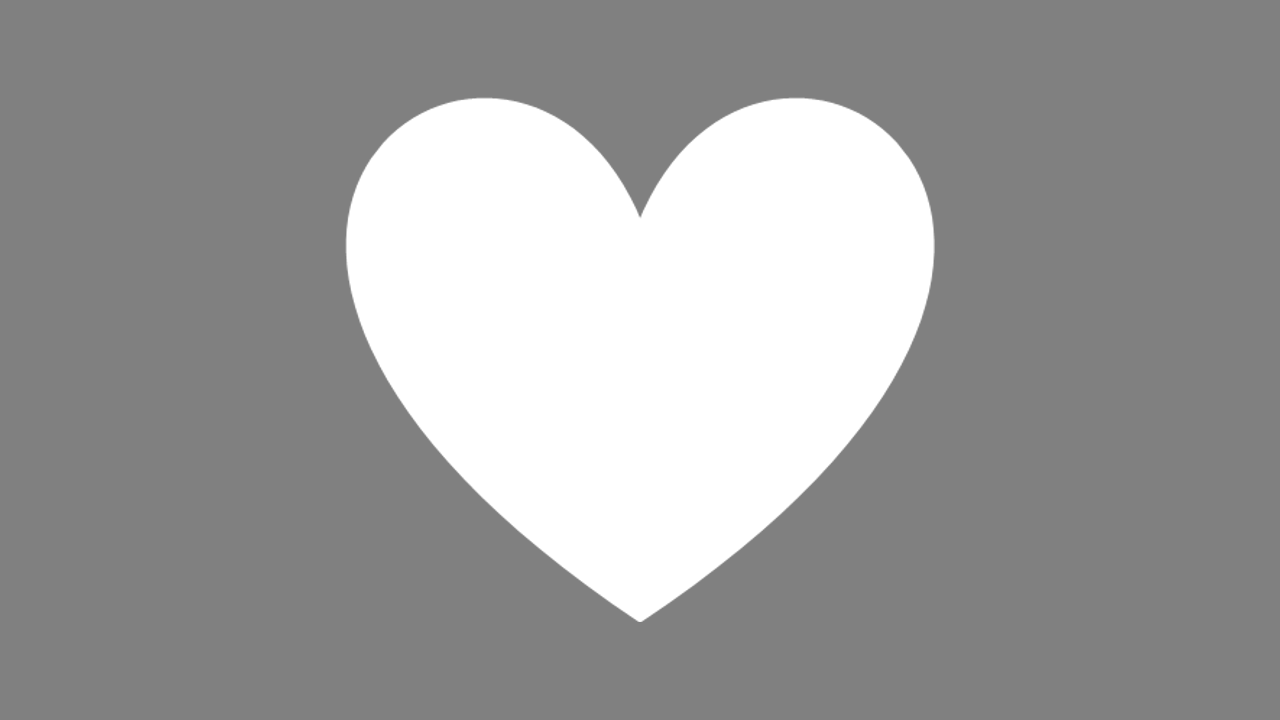
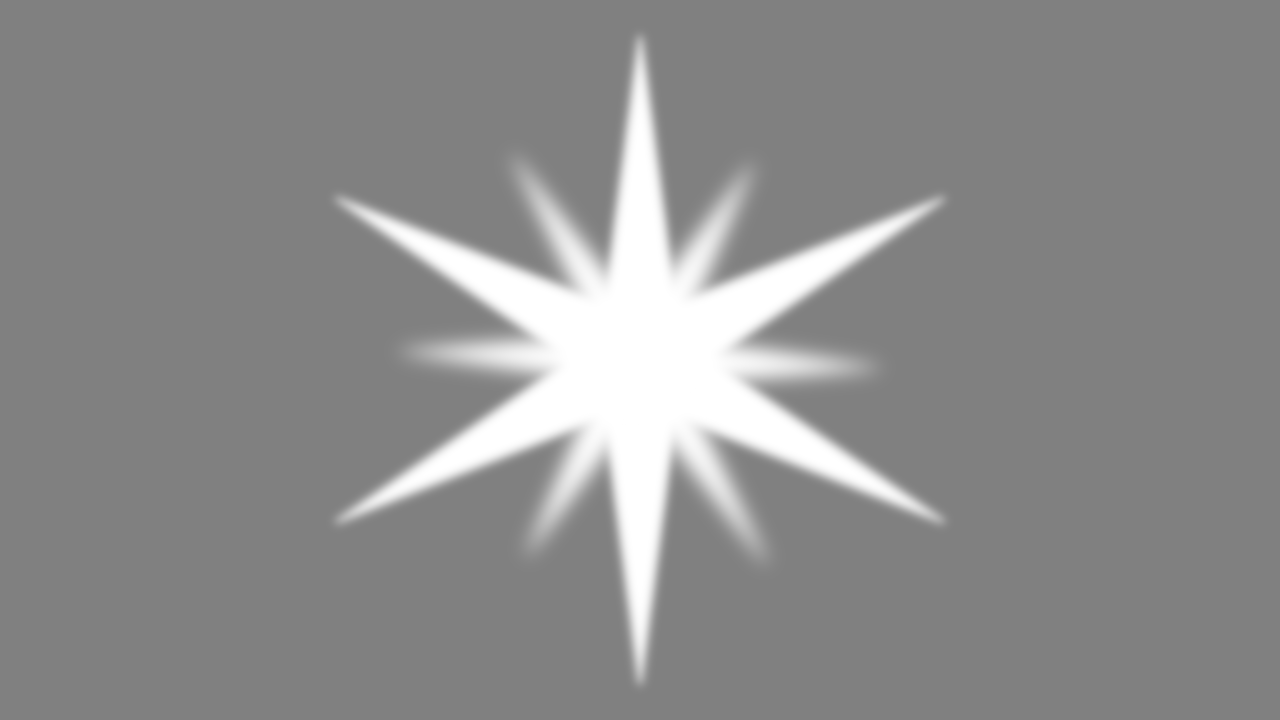
Revision of a layered 1280px x 720px image; what changed, layer by layer:
added layer "Star Glow" above "Layer" over (380, 135, 900, 584)
added layer "Layer" above "Background" over (328, 29, 952, 692)
hid "Background" over (345, 97, 935, 622)
